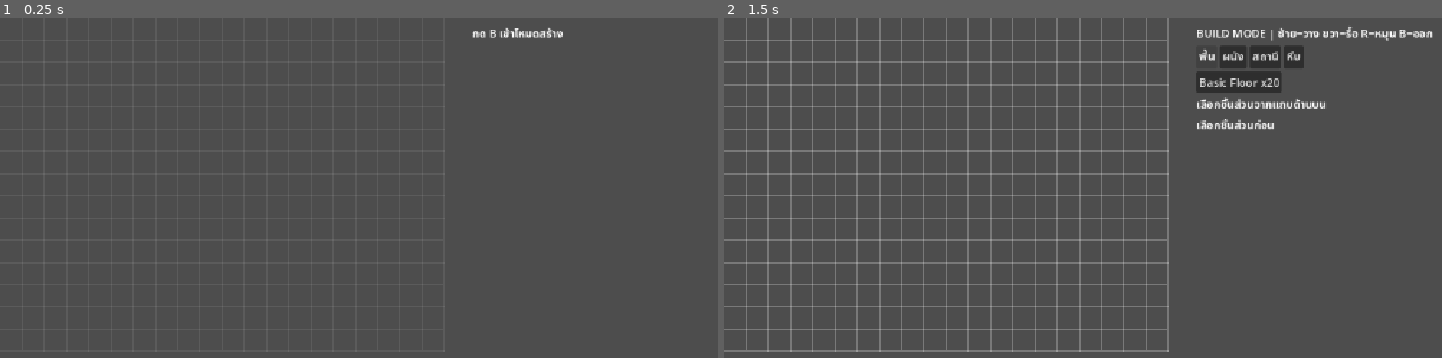
Above: before the commit, frames 1-2 (left to right).
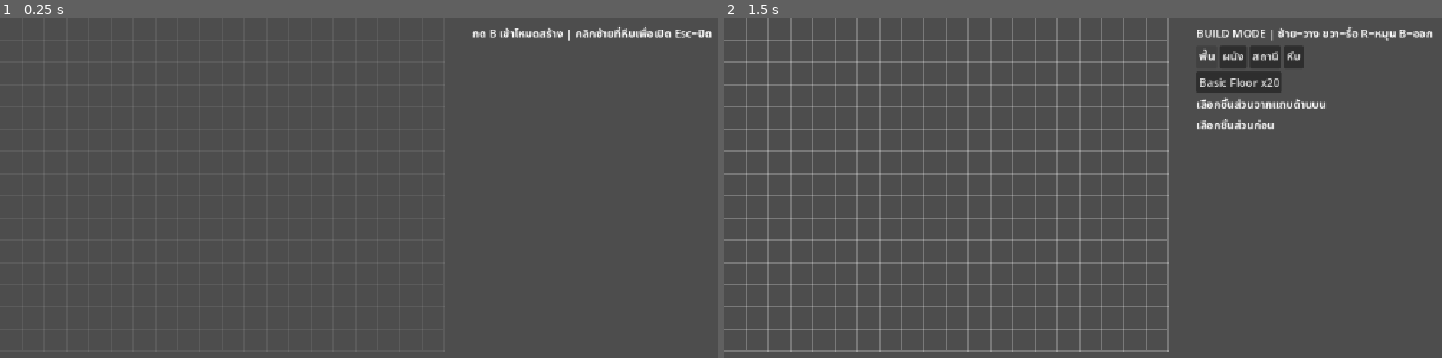
Above: after the commit, the same moments.

Repository: jonjud/P04
Game: Godot game, scene res://scenes/build_test.tscn
Same seed, same stepped clock (60 frames per second), same inputs: the game is played once before the commit and once after it. This scene is started directly instead of the project's main scene.
Inputs (mouse positions are in pixels of both pictures, inside the frame that each line leads up to):
- Up to frame 1 (0.25 s): no input
- Up to frame 2 (1.5 s): tap Enter at 0.5 s; move the mouse to (1298, 222) at 0.52 s; tap B at 0.6 s; click (1298, 222) at 0.67 s; click "พื้น" at 1.25 s

The runs differ from the first frame. In frame 1, 0.4% of the frame differs, in the area x 79-100%, y 2-7%; in frame 2, nothing differs.

Commit message:
P04: add chest UI with mouse drag-and-drop using existing inventory ops

Diff:
--- a/scripts/build_test.gd
+++ b/scripts/build_test.gd
@@ -28,6 +28,22 @@
 var piece_grid : GridContainer
 var hint : Label
 var msg : Label
+var chest_panel : VBoxContainer
+var chest_title : Label
+var chest_view : DragInventoryView
+var player_view : DragInventoryView
+var total_lbl : Label
+
+const MOVE_MSG : Dictionary = {
+	OpResult.OK: "ย้ายแล้ว",
+	OpResult.PARTIAL_FULL: "ย้ายได้ไม่ครบ ช่องเต็ม",
+	OpResult.DESTINATION_FULL: "ปลายทางเต็ม ย้ายไม่ได้",
+	OpResult.EMPTY_SOURCE: "ช่องนี้ไม่มีของ",
+	OpResult.SAME_INDEX: "ช่องเดิม",
+	OpResult.NOT_ENOUGH: "ของไม่พอ",
+}
+var _open_chest : Inventory = null
+
 
 func _ready() -> void:
 	db.load_from_directory("res://data/")
@@ -60,13 +76,32 @@
 	panel.add_child(hint)
 	msg = Label.new()
 	panel.add_child(msg)
+	chest_panel = VBoxContainer.new()
+	chest_panel.position = Vector2(680, 50)
+	chest_panel.visible = false
+	layer.add_child(chest_panel)
+	chest_title = Label.new()
+	chest_panel.add_child(chest_title)
+	chest_view = DragInventoryView.new()
+	chest_view.slot_dropped.connect(_on_slot_dropped)
+	chest_panel.add_child(chest_view)
+	var pl : Label = Label.new()
+	pl.text = "กระเป๋าผู้เล่น"
+	chest_panel.add_child(pl)
+	player_view = DragInventoryView.new()
+	player_view.slot_dropped.connect(_on_slot_dropped)
+	chest_panel.add_child(player_view)
+	total_lbl = Label.new()
+	chest_panel.add_child(total_lbl)
 
 func _set_mode(v : bool) -> void:
 	build_mode = v
+	if v:
+		_close_chest()
 	cat_bar.visible = v
 	piece_grid.visible = v
 	hint.visible = v
-	status.text = "BUILD MODE | ซ้าย=วาง ขวา=รื้อ R=หมุน B=ออก" if v else "กด B เข้าโหมดสร้าง"
+	status.text = "BUILD MODE | ซ้าย=วาง ขวา=รื้อ R=หมุน B=ออก" if v else "กด B เข้าโหมดสร้าง | คลิกซ้ายที่หีบเพื่อเปิด Esc=ปิด"
 	_refresh_pieces()
 	queue_redraw()
 
@@ -128,13 +163,52 @@
 	if e is InputEventKey and e.pressed and not e.echo:
 		if e.keycode == KEY_B:
 			_set_mode(not build_mode)
+		elif e.keycode == KEY_ESCAPE:
+			_close_chest()
 		elif build_mode and e.keycode == KEY_R:
 			_rotate()
-	elif build_mode and e is InputEventMouseButton and e.pressed:
-		if e.button_index == MOUSE_BUTTON_LEFT:
-			_place()
-		elif e.button_index == MOUSE_BUTTON_RIGHT:
-			_remove()
+	elif e is InputEventMouseButton and e.pressed:
+		if build_mode:
+			if e.button_index == MOUSE_BUTTON_LEFT:
+				_place()
+			elif e.button_index == MOUSE_BUTTON_RIGHT:
+				_remove()
+		elif e.button_index == MOUSE_BUTTON_LEFT:
+			_open_chest_at(BuildConst.world_to_cell(get_global_mouse_position()))
+
+func _open_chest_at(cell : Vector2i) -> void:
+	var sid : String = grid.chest_id_at(cell)
+	if sid == "":
+		return
+	_open_chest = grid.chest(sid)
+	chest_title.text = "หีบ: " + sid
+	chest_view.bind(_open_chest)
+	player_view.bind(inv)
+	chest_panel.visible = true
+	_update_total()
+	msg.text = ""
+
+func _close_chest() -> void:
+	_open_chest = null
+	chest_panel.visible = false
+
+func _on_slot_dropped(src : Inventory, si : int, dst : Inventory, di : int) -> void:
+	var r : Dictionary
+	if src == dst:
+		r = src.move_slots(si, di)
+	else:
+		if si >= src.slots.size() or src.slots[si].item_data == null:
+			msg.text = MOVE_MSG[OpResult.EMPTY_SOURCE]
+			return
+		var s : InventorySlot = src.slots[si]
+		r = src.transfer_to(dst, db, s.item_data.id, s.quantity)
+	msg.text = MOVE_MSG.get(r["reason"], "ทำไม่ได้: " + String(r["reason"]))
+	_update_total()
+
+# แสดงผลรวมหิน (กระเป๋า + ทุกหีบ) ต้องคงที่ = 50 ตลอด
+func _update_total() -> void:
+	total_lbl.text = "รวมหิน (กระเป๋า+หีบ): %d" % (inv.count_of(&"stone_00") + grid.count_in_chests(&"stone_00"))
+
 
 func _process(_d : float) -> void:
 	if not build_mode:
--- /dev/null
+++ b/scripts/drag_cell.gd
@@ -0,0 +1,21 @@
+extends Button
+class_name DragCell
+# ช่องเดียวที่ลากได้/รับการวางได้ ไม่ถือของ แค่อ้าง Inventory + index
+
+signal dropped(src_inv : Inventory, src_index : int, dst_index : int)
+var inv : Inventory
+var index : int = -1
+
+func _get_drag_data(_at : Vector2) -> Variant:
+	if inv == null or index < 0 or index >= inv.slots.size() or inv.slots[index].item_data == null:
+		return null
+	var l : Label = Label.new()
+	l.text = inv.slots[index].item_data.display_name
+	set_drag_preview(l)
+	return {"inv": inv, "index": index}
+
+func _can_drop_data(_at : Vector2, data : Variant) -> bool:
+	return typeof(data) == TYPE_DICTIONARY and data.has("inv") and data.has("index") and data["inv"] is Inventory
+
+func _drop_data(_at : Vector2, data : Variant) -> void:
+	dropped.emit(data["inv"], data["index"], index)
--- /dev/null
+++ b/scripts/drag_inventory_view.gd
@@ -0,0 +1,39 @@
+extends GridContainer
+class_name DragInventoryView
+
+signal slot_dropped(src_inv : Inventory, src_index : int, dst_inv : Inventory, dst_index : int)
+var inv : Inventory
+
+func _init() -> void:
+	columns = 4
+
+func bind(inventory : Inventory) -> void:
+	if inv != null and inv.inventory_changed.is_connected(refresh):
+		inv.inventory_changed.disconnect(refresh)
+	inv = inventory
+	if inv != null:
+		inv.inventory_changed.connect(refresh)
+	refresh()
+
+func refresh() -> void:
+	if inv == null:
+		return
+	for c in get_children():
+		remove_child(c)
+		c.queue_free()
+	for i in range(inv.max_slots):
+		var cell : DragCell = DragCell.new()
+		cell.inv = inv
+		cell.index = i
+		cell.custom_minimum_size = Vector2(92, 38)
+		cell.clip_text = true
+		if i < inv.slots.size() and inv.slots[i].item_data != null:
+			cell.text = "%s x%d" % [inv.slots[i].item_data.display_name, inv.slots[i].quantity]
+			cell.tooltip_text = inv.slots[i].item_data.description
+		else:
+			cell.text = "-"
+		cell.dropped.connect(_on_cell_dropped.bind(i))
+		add_child(cell)
+
+func _on_cell_dropped(src_inv : Inventory, src_index : int, _dst_index : int, dst_index : int) -> void:
+	slot_dropped.emit(src_inv, src_index, inv, dst_index)
Not shown, added: scripts/drag_cell.gd.uid
Not shown, added: scripts/drag_inventory_view.gd.uid
